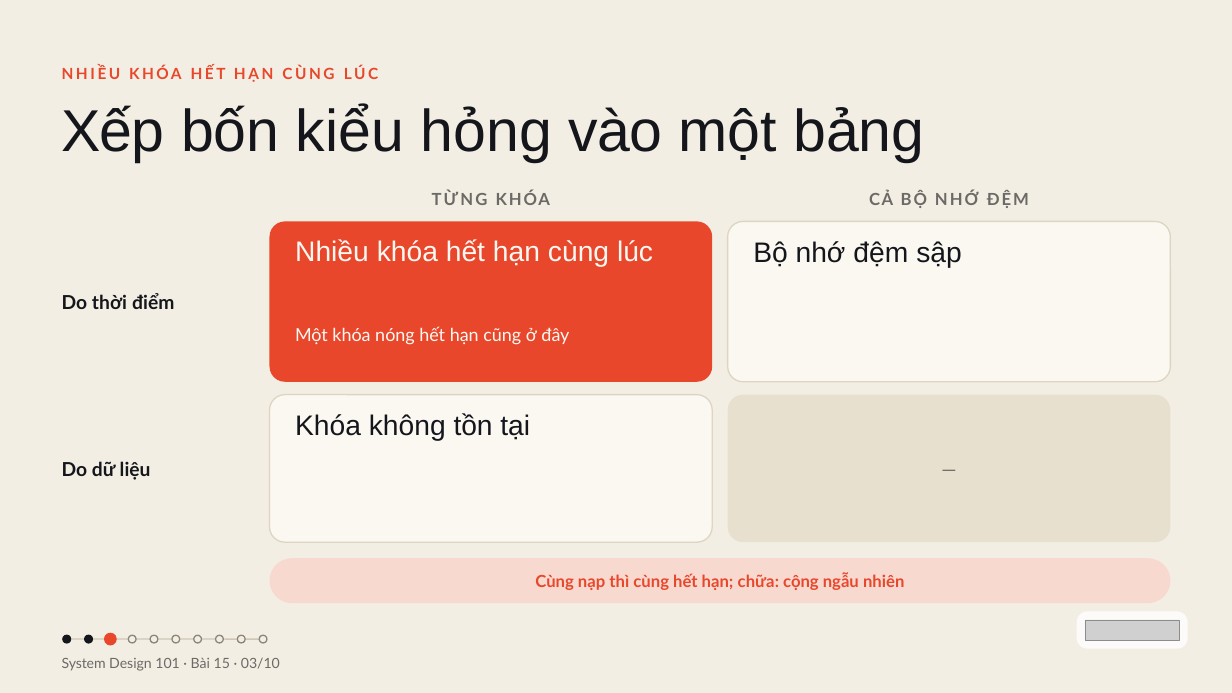
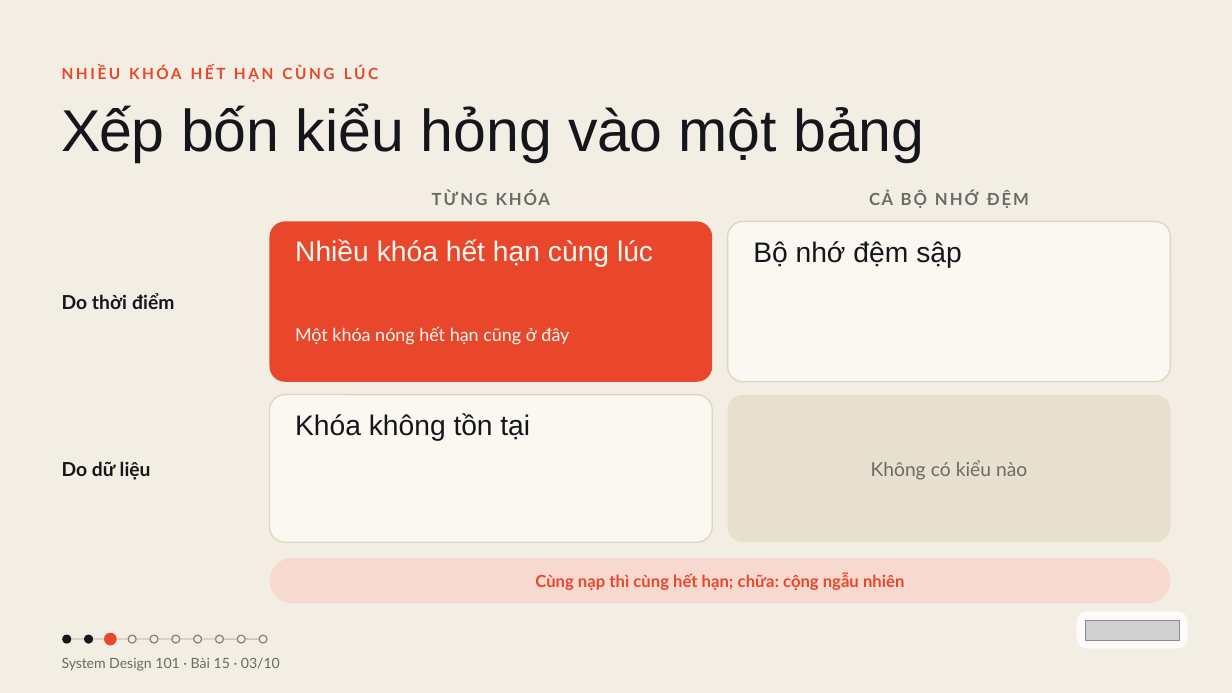
Before and after one commit to vohoailinh90/tool-marketing-studio, a slide deck: slide 3 of system-design-101/vi/lessons/sd-06-015/slides/sd-06-015.pptx. Drawn at 1232x693 pixels with LibreOffice and Linux fonts; fonts in the diff are those of the drawing; grey boxes stand for pictures. Boxes give left, top, right and bottom in pixels: in the first picture for what was removed or moved away, otherwise in the second. Text is boxed around its words. In the diff, an @@ line names an element or a change of style, - is before the commit and + after.

```diff
--- a/system-design-101/vi/lessons/sd-06-015/slides/sd-06-015.pptx
+++ b/system-design-101/vi/lessons/sd-06-015/slides/sd-06-015.pptx
@@ text at bbox=[871, 460, 1027, 480]: text changed @@
-—
+Không có kiểu nào
```
